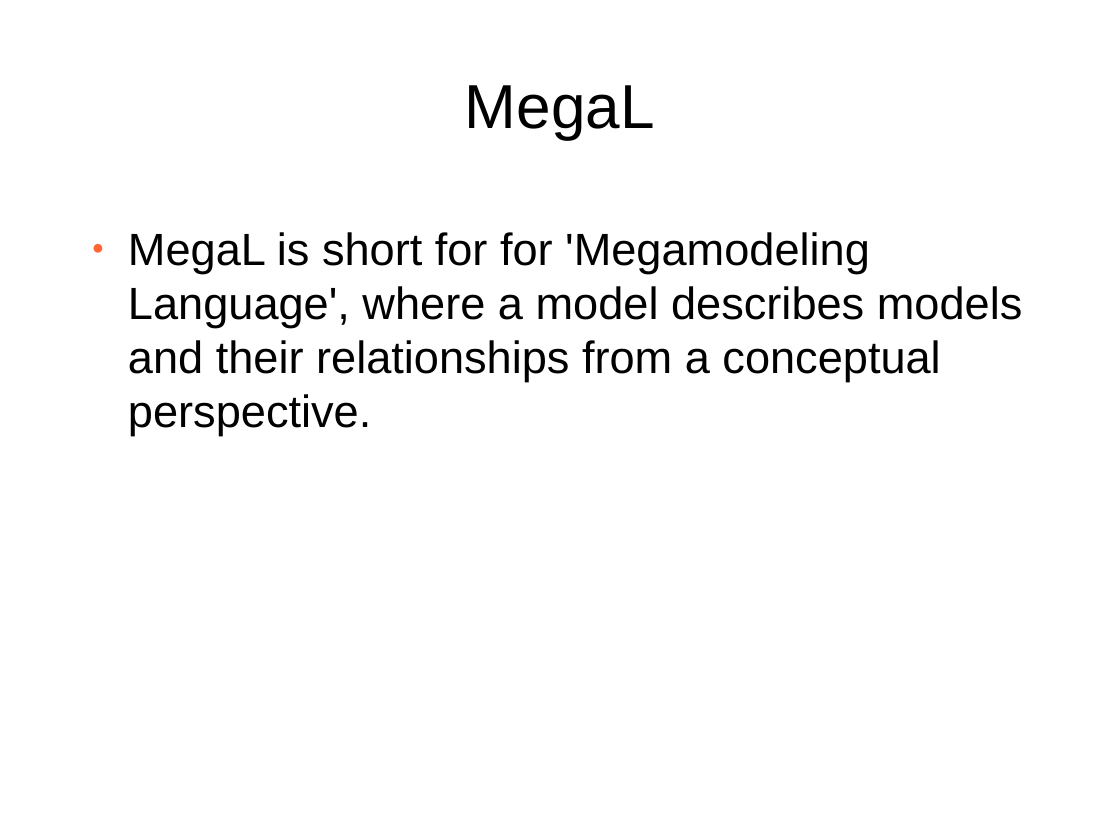
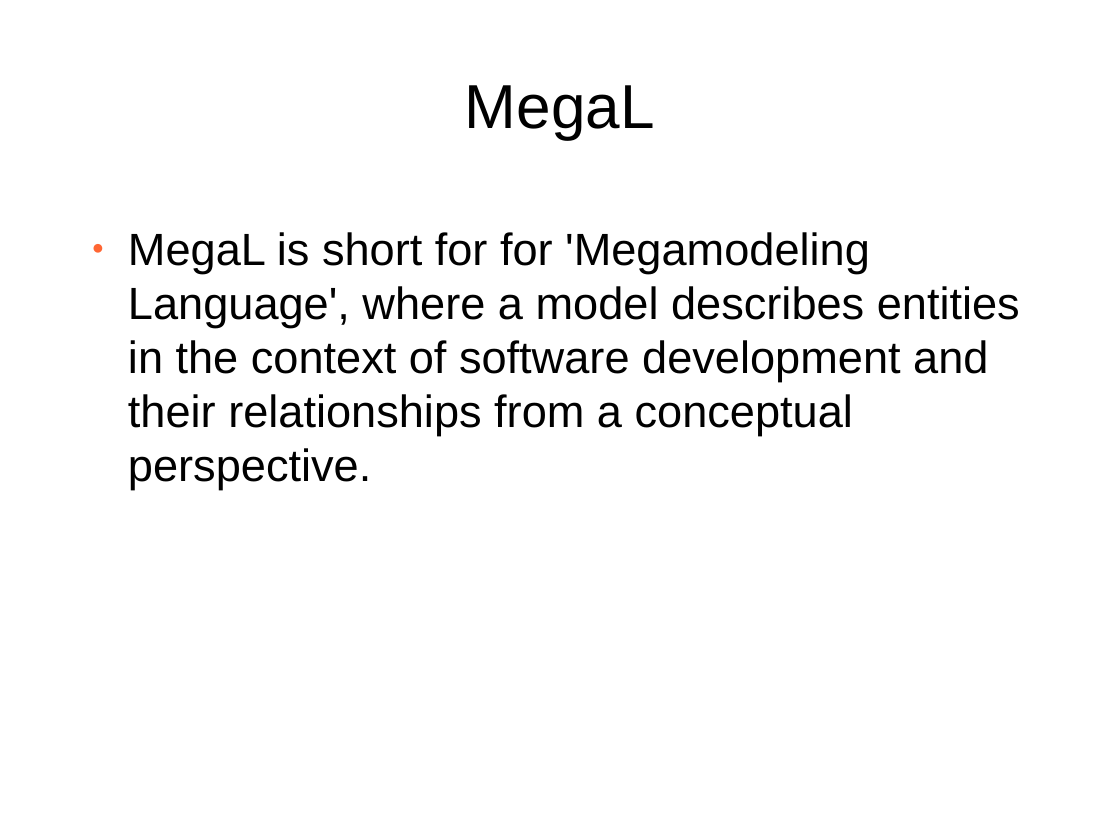
Before and after one commit to softlang/megalib, a slide deck: slide 5 of docs/LanguageDescription.odp (slide 2 before the commit). Drawn at 1120x840 pixels with LibreOffice and Linux fonts; fonts in the diff are those of the drawing; background and template pictures are left out. Boxes give left, top, right and bottom in pixels: in the first picture for what was removed or moved away, otherwise in the second. Text is boxed around its words. In the diff, an @@ line names an element or a change of style, - is before the commit and + after.

```diff
--- a/docs/LanguageDescription.odp
+++ b/docs/LanguageDescription.odp
@@ text at (128, 232, 1020, 490): text changed @@
-● MegaL is short for for 'Megamodeling Language', where a model describes models and their relationships from a conceptual perspective.
+● MegaL is short for for 'Megamodeling Language', where a model describes entities in the context of software development and their relationships from a conceptual perspective.
```
Also in this commit, not shown: 12 other slides changed, 9 slides added, 4 slides removed, 1 other file.
